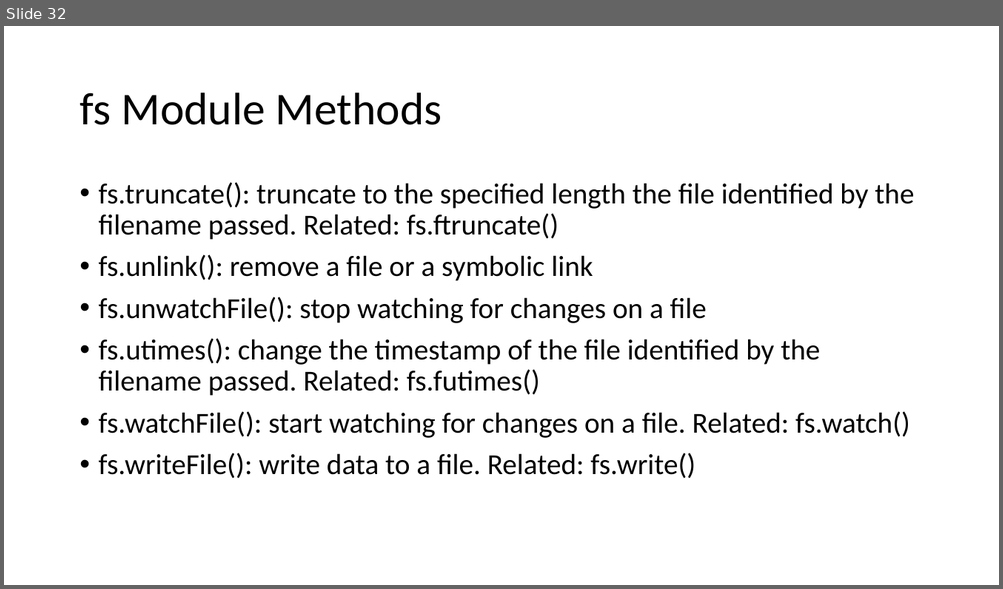
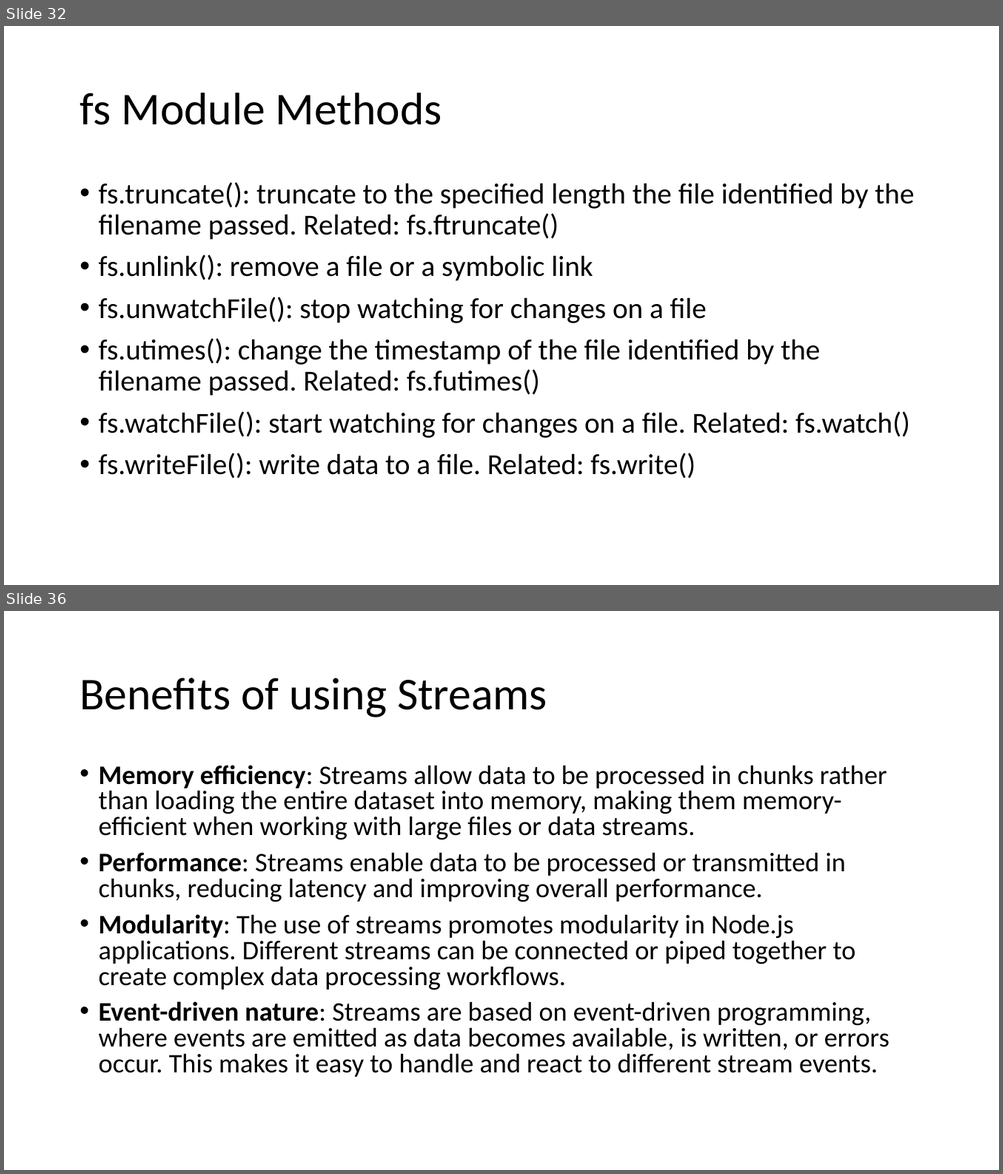
Before and after one commit to explore-with-manish/im-jan24, a slide deck: Node/Notes/Node.pptx. Shown one above the other, each under a label of ours: slide 32 before the commit, slides 32 and 36 after it; the slides between them are not shown. The pictures are 1003x589 and 1003x1174 pixels, drawn with LibreOffice and Linux fonts; fonts in the diff are those of the drawing. Boxes give left, top, right and bottom in pixels: in the first picture for what was removed or moved away, otherwise in the second. Text is boxed around its words. In the diff, an @@ line names an element or a change of style, - is before the commit and + after.

```diff
--- a/Node/Notes/Node.pptx
+++ b/Node/Notes/Node.pptx
@@ slide 36 added at [4,611,999,1170], background #FFFFFF @@
@@ title added at [79,678,547,718], 44 pt, text #000000 @@
+Benefits of using Streams
@@ text added at [99,765,889,1077], 25.9 pt, text #000000 @@
+• Memory efficiency: Streams allow data to be processed in chunks rather than loading the entire dataset into memory, making them memory-efficient when working with large files or data streams.
+• Performance: Streams enable data to be processed or transmitted in chunks, reducing latency and improving overall performance.
+• Modularity: The use of streams promotes modularity in Node.js applications. Different streams can be connected or piped together to create complex data processing workflows.
+• Event-driven nature: Streams are based on event-driven programming, where events are emitted as data becomes available, is written, or errors occur. This makes it easy to handle and react to different stream events.
```
Also in this commit, not shown: 20 other slides added, 4 other files.
